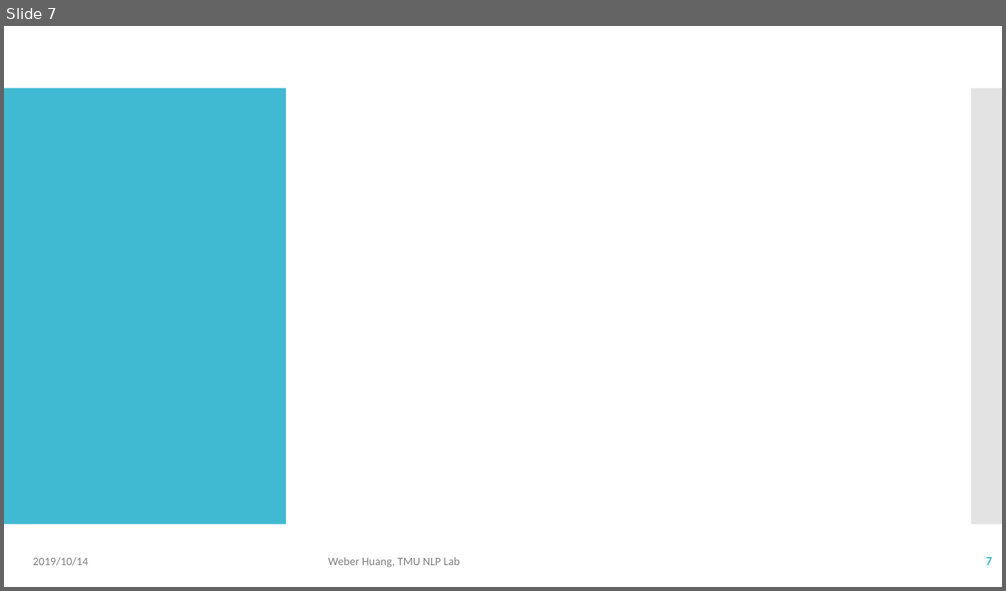
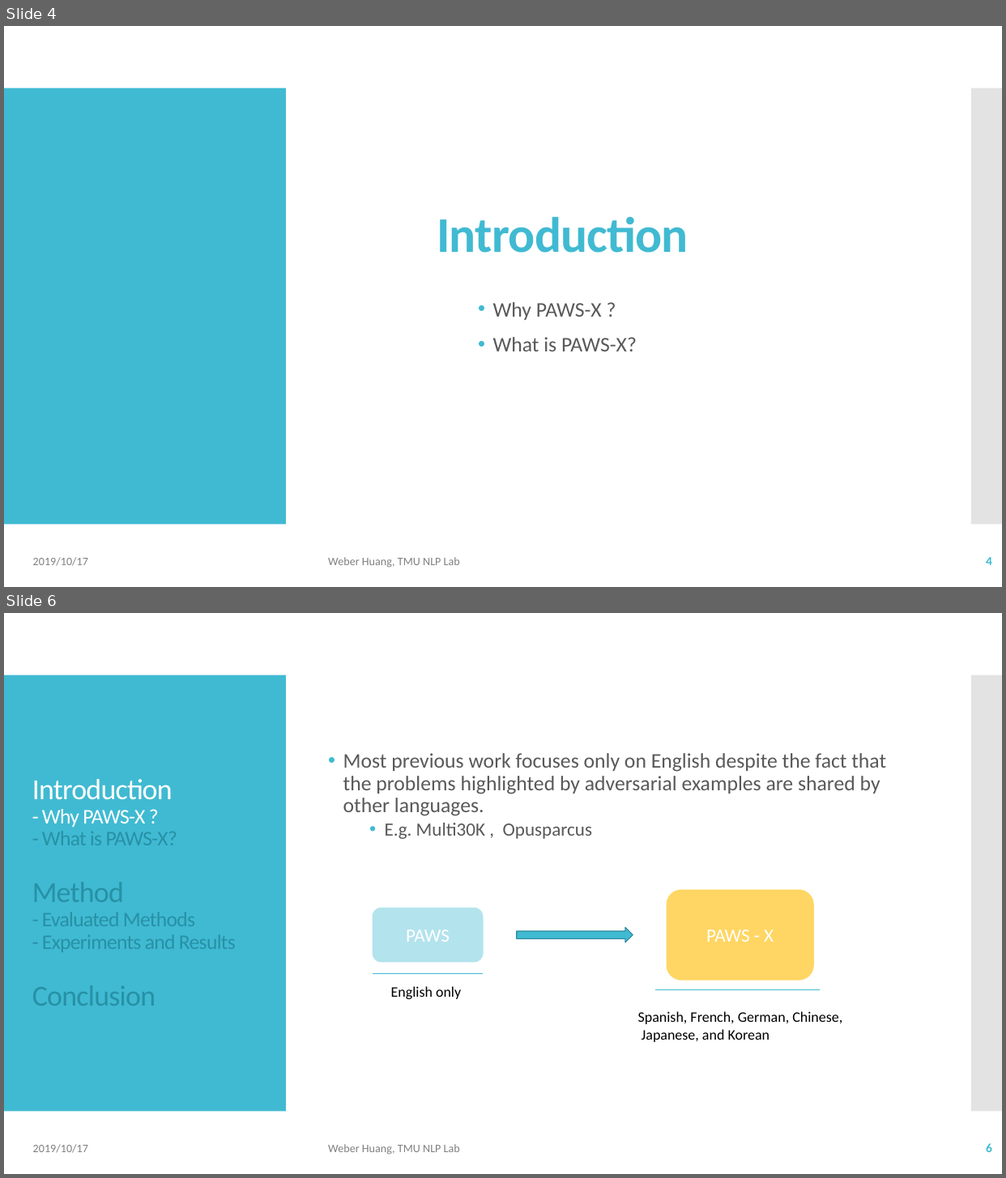
Before and after one commit to Weber12321/TMU-GIDS, a slide deck: Lab/Paper survey I.pptx. Shown one above the other, each under a label of ours: slide 7 before the commit, slides 4 and 6 after it; the slides between them are not shown. The pictures are 1006x591 and 1006x1178 pixels, drawn with LibreOffice and Linux fonts; fonts in the diff are those of the drawing. Boxes give left, top, right and bottom in pixels: in the first picture for what was removed or moved away, otherwise in the second. Text is boxed around its words. In the diff, an @@ line names an element or a change of style, - is before the commit and + after.

```diff
--- a/Lab/Paper survey I.pptx
+++ b/Lab/Paper survey I.pptx
@@ slide 6 added at (4, 613, 1002, 1174), background #FFFFFF; not listed: 2 template elements that a slide beside it also shows @@
@@ text added at (343, 753, 886, 839), 20 pt, text #595959 @@
+• Most previous work focuses only on English despite the fact that the problems highlighted by adversarial examples are shared by other languages.
+  • E.g. Multi30K , Opusparcus
@@ title added at (32, 779, 236, 1006), 20 pt, text #2791A6 @@
+Introduction
+- Why PAWS-X ?
+- What is PAWS-X?
+Method
+- Evaluated Methods
+- Experiments and Results
+Conclusion
@@ rounded rectangle added at (667, 890, 814, 981), fill #FFD663, 18 pt, text #FFFFFF @@
+PAWS - X
@@ rounded rectangle added at (373, 908, 484, 963), fill #B3E3ED, 18 pt, text #FFFFFF @@
+PAWS
@@ right arrow added at (517, 927, 633, 943), fill #40BAD2, outline #2F8A9B 0.85 pt @@
@@ line added from (373, 974) to (484, 974), #40BAD2 0.75 pt @@
@@ text added at (391, 986, 461, 999), 14 pt, text #000000 @@
+English only
@@ line added from (655, 990) to (820, 990), #40BAD2 0.75 pt @@
@@ text added at (638, 1012, 842, 1042), 14 pt, text #000000 @@
+  Spanish, French, German, Chinese,
+  Japanese, and Korean
@@ text added at (33, 1144, 88, 1153), 11 pt, text #808080 @@
+2019/10/17
@@ text added at (328, 1144, 460, 1155), 11 pt, text #808080 @@
+Weber Huang, TMU NLP Lab
@@ page number added at (986, 1144, 992, 1152), 12 pt, text #40BAD2, bold @@
+6
@@ what was slide 7 is now slide 4 @@
@@ slide 4 changed as well @@
@@ title added at (437, 216, 688, 253), 48 pt, text #40BAD2, bold @@
+Introduction
@@ text added at (493, 302, 637, 352), 20 pt, text #595959 @@
+• Why PAWS-X ?
+• What is PAWS-X?
@@ text at (33, 557, 88, 566): text changed @@
-2019/10/14
+2019/10/17
@@ page number at (986, 557, 992, 565): text changed @@
-7
+4
```
Also in this commit, not shown: 10 other slides changed, 8 other slides added, 1 slide removed, 6 other files.
